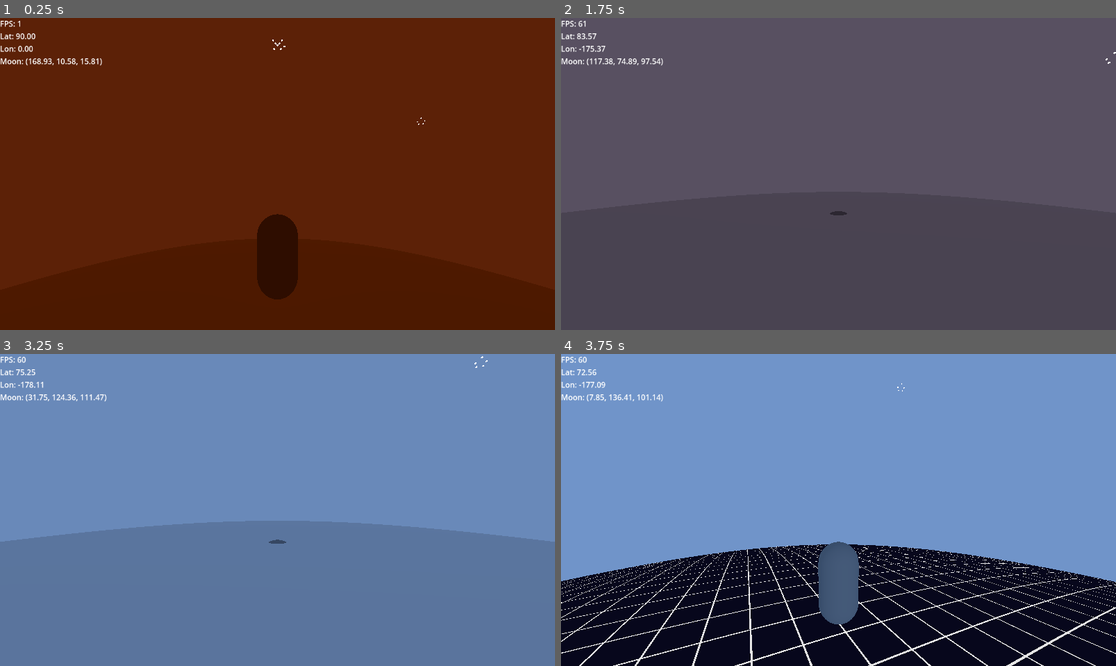
Above: before the commit, frames 1-4 (two rows, left to right).
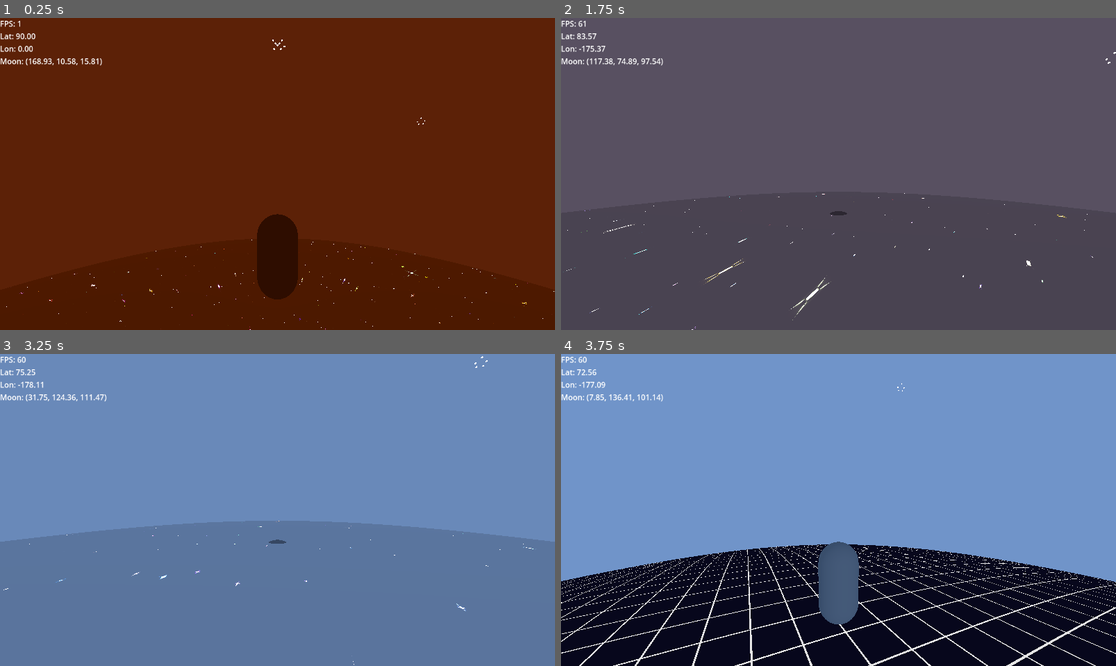
Above: after the commit, the same moments.

Repository: valfrom/LittlePlanet
Game: Godot game, scene res://world.tscn
The game is run twice, just before and just after one commit, with the same random seed, the same clock (stepped at 60 frames per second) and the same inputs.
Inputs (mouse positions are in pixels of both pictures, inside the frame that each line leads up to):
- Up to frame 1 (0.25 s): no input
- Up to frame 2 (1.75 s): move the mouse to (866, 174) at 0.52 s; hold W (move_forward) from 0.53 s (still down); tap Space (jump) at 0.77, 1.52 s; move the mouse to (810, 174) at 1.27 s
- Up to frame 3 (3.25 s): keep holding W (move_forward); move the mouse to (288, 503) at 2.02 s; move the mouse to (271, 516) at 2.77 s; tap Space (jump) at 3.02 s
- Up to frame 4 (3.75 s): keep holding W (move_forward); move the mouse to (877, 513) at 3.52 s

The runs differ from the first frame. In frame 1, less than 0.1% of the frame differs, in the area x 1-100%, y 71-100%; in frame 2, 0.2%, in the area x 0-96%, y 56-100%; in frame 3, less than 0.1%; in frame 4, nothing differs.

Commit message:
Fix star mask

Diff:
--- a/Atmosphere.gdshader
+++ b/Atmosphere.gdshader
@@ -126,8 +126,10 @@
     base_color *= vignette * horizon_brightness;
 
     vec3 star_color = get_stars(UV);
+    vec3 normal_dir = normalize(NORMAL);
+    float sky_position = normal_dir.y * 0.5 + 0.5;
     float star_threshold = clamp(horizon_height + horizon_softness, 0.0, 1.0);
-    float star_mask = smoothstep(star_threshold, 1.0, st.y);
+    float star_mask = star_threshold >= 0.999 ? 1.0 : smoothstep(star_threshold, 1.0, sky_position);
     vec3 color = base_color + star_mask * (star_color - background_color) * star_contribution;
 
     ALBEDO = vec3(0.0);
